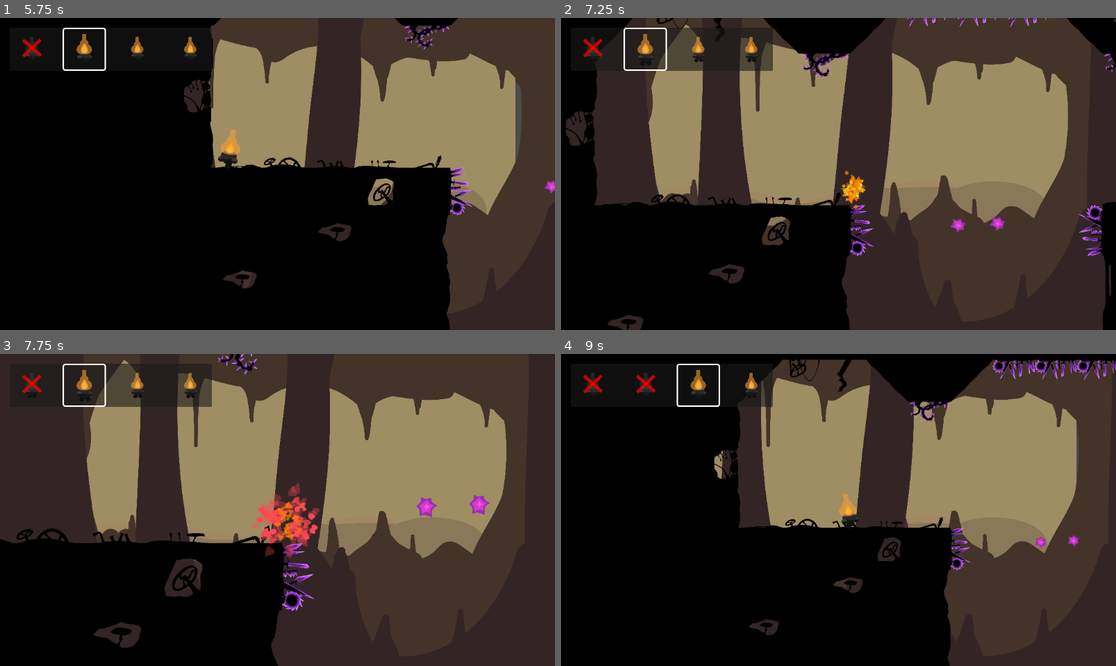
Above: before the commit, frames 1-4 (two rows, left to right).
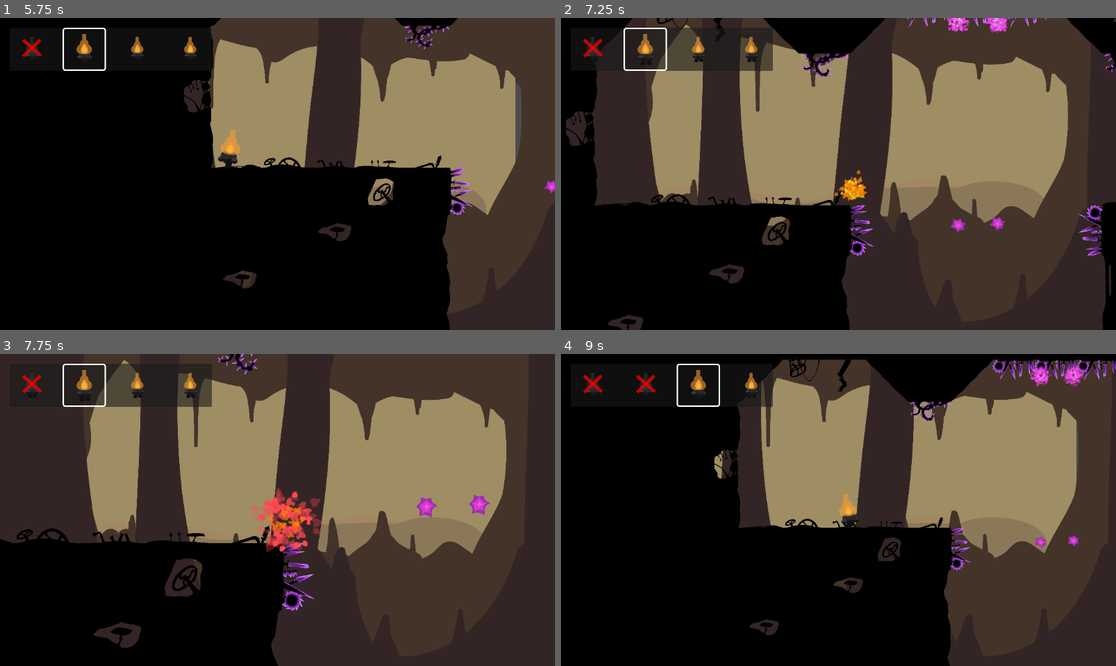
Above: after the commit, the same moments.

Repository: StarikTenger/PlatformerGame2025
Game: Godot game, scene res://levels/level_andrei-2.tscn
Same seed, same stepped clock (60 frames per second), same inputs: the game is played once before the commit and once after it. This scene is started directly instead of the project's main scene. Sound files missing from this copy of the repository are replaced by a short silence.
Inputs (mouse positions are in pixels of both pictures, inside the frame that each line leads up to):
- Up to frame 1 (5.75 s): click (188, 311) at 0.5 s; move the mouse to (249, 236) at 1.27 s; hold D (move_right) 1.28-2 s; hold Z (level_overview) 1.28-2 s; tap Space (jump) at 1.52, 3.02, 4.52, 5.27 s; click (299, 183) at 2 s; move the mouse to (444, 220) at 2.77 s; hold D (move_right) 2.78-3.53 s; tap P (special_action) at 2.85 s; move the mouse to (111, 127) at 3.52 s; hold Tab (switch_char) 3.53-4.28 s; hold A (move_left) from 3.53 s (still down); move the mouse to (305, 174) at 4.27 s; tap Z (level_overview) at 4.35 s; move the mouse to (194, 96) at 5.02 s; hold P (special_action) from 5.03 s (still down)
- Up to frame 2 (7.25 s): move the mouse to (960, 158) at 5.77 s; release A (move_left) at 5.78 s; release P (special_action) at 5.78 s; hold D (move_right) from 5.78 s (still down); tap Tab (switch_char) at 5.85 s; tap Space (jump) at 6.02 s; move the mouse to (727, 189) at 6.52 s; hold Z (level_overview) from 6.53 s (still down)
- Up to frame 3 (7.75 s): keep holding D (move_right); move the mouse to (333, 441) at 7.27 s; release Z (level_overview) at 7.28 s; tap P (special_action) at 7.35 s; tap Space (jump) at 7.52 s
- Up to frame 4 (9 s): keep holding D (move_right); move the mouse to (810, 572) at 8.02 s; hold Tab (switch_char) 8.03-8.78 s; tap Space (jump) at 8.27 s; move the mouse to (1005, 556) at 8.77 s; tap Z (level_overview) at 8.85 s

Frame 1 is identical in both runs. In frame 2, 0.6% of the frame differs, in the area x 49-81%, y 0-62%; in frame 3, 1.6%, in the area x 44-59%, y 41-66%; in frame 4, 0.3%.

Commit message:
projectile explosion

Diff:
--- a/scripts/explosion.gd
+++ b/scripts/explosion.gd
@@ -25,4 +25,5 @@
 		Type.EARTH:
 			$AnimatedSprite2D.play("earth")
 		Type.PROJECTILE:
+			scale = Vector2.ONE * 0.5
 			$AnimatedSprite2D.play("projectile")
--- a/scripts/projectile.gd
+++ b/scripts/projectile.gd
@@ -10,11 +10,22 @@
 
 func _ready() -> void:
 	direction = direction.normalized()
+	explosion_scene = preload("res://scenes/Explosion.tscn")
+
+var explosion_scene : PackedScene
+var explosion_type : Explosion.Type = Explosion.Type.PROJECTILE
+
+func _destroy() -> void:
+	var explosion = explosion_scene.instantiate()
+	explosion.global_position = global_position
+	explosion.type = explosion_type
+	get_parent().add_child(explosion)
+	queue_free()
 
 func _physics_process(delta: float) -> void:
 	_age += delta
 	if _age >= lifetime:
-		queue_free()
+		_destroy()
 		return
 
 	velocity = direction * speed
@@ -26,4 +37,4 @@
 			c.die()
 		# в остальном просто исчезаем (об стену/тайлмап и т.п.)
 		if destroy_on_any_collision:
-			queue_free()
+			_destroy()
